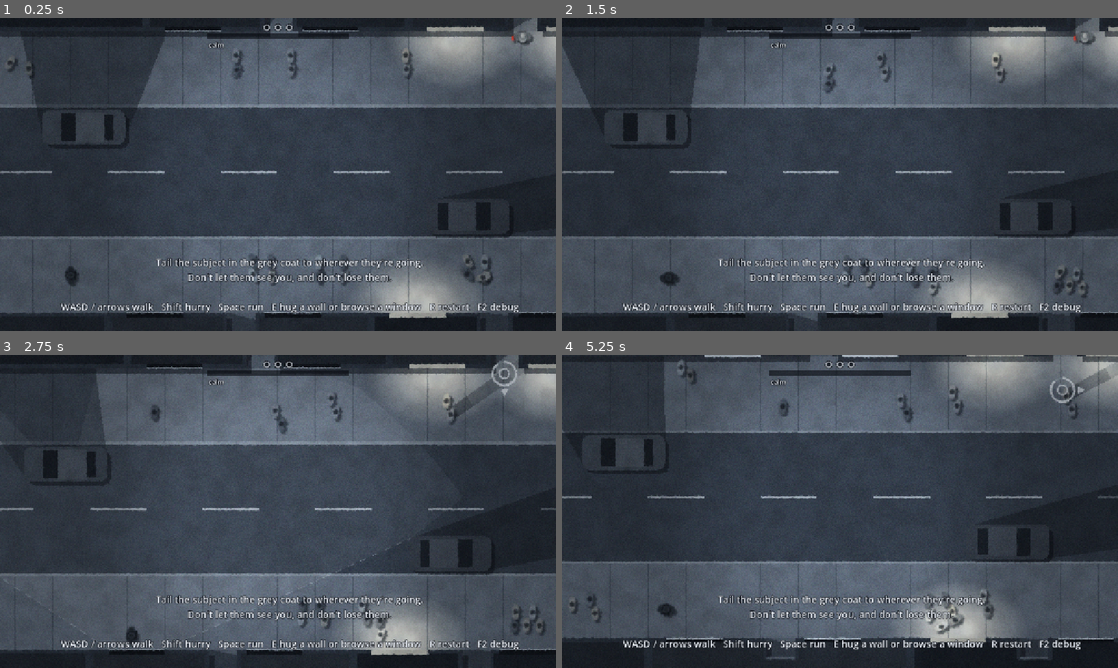
Above: before the commit, frames 1-4 (two rows, left to right).
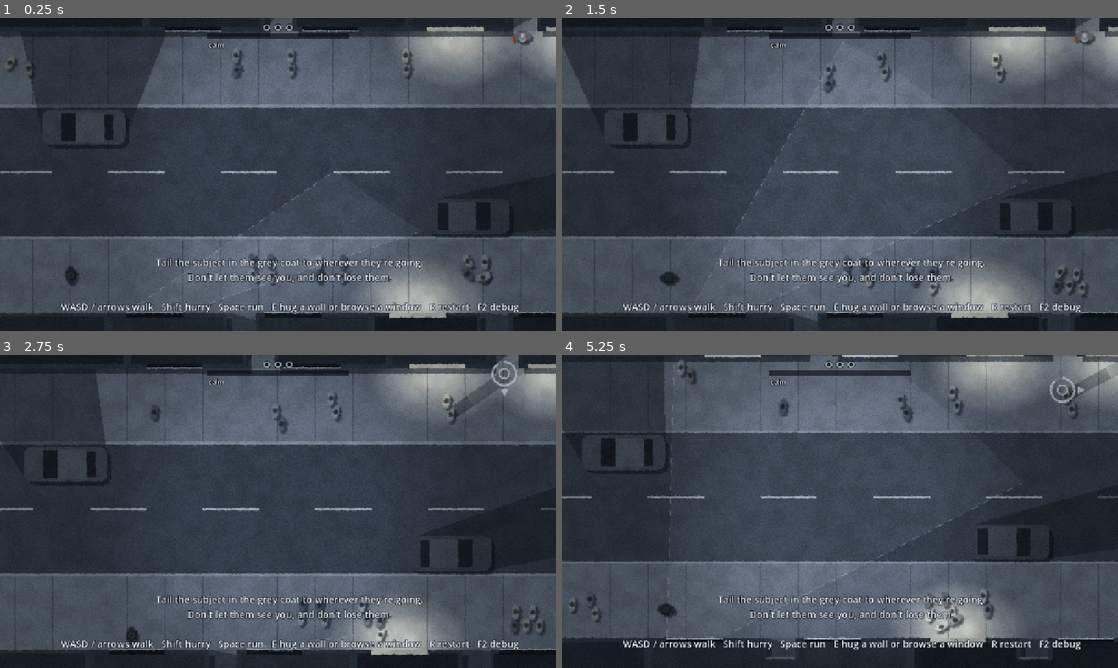
Above: after the commit, the same moments.

Repository: jfacorro/spooks
Game: Godot game, scene res://tailing/tail_street.tscn
The game is run twice, just before and just after one commit, with the same random seed, the same clock (stepped at 60 frames per second) and the same inputs.
Inputs:
- Up to frame 1 (0.25 s): no input
- Up to frame 2 (1.5 s): tap Enter at 0.5 s; hold D (move_right) 0.53-1.28 s; hold Shift (hurry) 0.53-1.28 s; hold S (move_down) from 1.28 s (still down); tap E (interact) at 1.35 s
- Up to frame 3 (2.75 s): release S (move_down) at 2.03 s; hold D (move_right) from 2.03 s (still down); hold Space (run) from 2.03 s (still down)
- Up to frame 4 (5.25 s): release D (move_right) at 2.78 s; release Space (run) at 2.78 s; hold W (move_up) 2.78-3.53 s; tap Shift (hurry) at 2.85 s; hold A (move_left) 3.53-5.03 s; tap E (interact) at 3.6 s; tap Space (run) at 4.35 s; hold S (move_down) from 5.03 s (still down); hold Shift (hurry) from 5.03 s (still down)

The runs differ from the first frame. In frame 1, less than 0.1% of the frame differs, in the area x 24-75%, y 49-94%; in frame 2, 0.1%, in the area x 22-84%, y 7-94%; in frame 3, less than 0.1%; in frame 4, 0.1%.

Commit message:
Use the dark window the spy faces, showing less from further away
Instead of only the window the spy stands at, the spy now uses the one
dark window they're facing: within 45 degrees of the way they face and up
to 8 m away, nearer and more straight-ahead windows winning. Closer
windows uncover more: 18 m of street into the reflection at the glass,
falling to 4 m at 8 m away, on top of the glass naturally covering a
narrower slice from further back. Facing is the way the spy last walked
or turned.

Co-Authored-By: Claude Opus 5.5 <noreply@anthropic.com>

Diff:
--- a/tailing/sight/mirror_view.gd
+++ b/tailing/sight/mirror_view.gd
@@ -1,10 +1,10 @@
 class_name MirrorView
 extends Node2D
-## Shows what the spy can see in the dark window they're standing at: a faint
+## Shows what the spy can see in the dark window they're looking at: a faint
 ## patch on the street with dashed edges, brighter while the subject is in
-## it. Only one window at a time, and only right at the glass, so the street
-## doesn't fill up with patches. The tail director decides what counts as
-## seen; this only draws it.
+## it. One window at a time, the one they face, and the further back they
+## stand, the less of the street it shows. The tail director decides which
+## window that is and what counts as seen; this only draws it.
 
 const TINT := Color(0.9, 0.93, 0.97, 0.09)
 const TINT_SUBJECT := Color(0.9, 0.93, 0.97, 0.18)
@@ -13,8 +13,6 @@
 const GAP := 16.0
 
 @export var director: TailDirector
-## How far from the glass the patch reaches, in px.
-@export var reach := 18.0 * 48.0
 
 
 func _ready() -> void:
@@ -28,10 +26,12 @@
 func _draw() -> void:
 	if director == null or director.outcome != TailDirector.Outcome.NONE:
 		return
-	var window := Reflections.window_in_front(director.spy.global_position, director.mirror_reach)
+	var window := director.mirror_in_view()
 	if window == null:
 		return
-	var shape := Reflections.wedge(director.spy.eye_position(), window, reach)
+	var eye := director.spy.eye_position()
+	var reach := director.mirror_reach_at(Reflections.distance_to_glass(eye, window))
+	var shape := Reflections.wedge(eye, window, reach)
 	if shape.size() < 4 or Geometry2D.triangulate_polygon(shape).is_empty():
 		return
 	draw_colored_polygon(shape, TINT_SUBJECT if window == director.mirror_window else TINT)
--- a/tailing/sight/reflections.gd
+++ b/tailing/sight/reflections.gd
@@ -22,42 +22,60 @@
 	return found
 
 
-## The dark window `point` is standing at: in front of its glass, level with
-## it and within `reach` of it. Null if none.
-static func window_in_front(point: Vector2, reach: float) -> ShopWindow:
+## The dark window `eye` is looking at: within `max_distance`, with its glass
+## within `half_angle` of `facing`, and `eye` in front of it. Nearer windows,
+## and ones more straight ahead, win. Null if none.
+static func window_in_view(eye: Vector2, facing: float, max_distance: float, half_angle: float) -> ShopWindow:
 	var best: ShopWindow = null
-	var best_distance := reach
+	var best_score := INF
 	for window in ShopWindow.all:
 		if not window.dark:
 			continue
 		var glass := window.segment()
-		if (point - glass[0]).dot(window.street_side()) <= 0.0:
+		if (eye - glass[0]).dot(window.street_side()) <= 0.0:
 			continue
-		var along := glass[1] - glass[0]
-		var t := (point - glass[0]).dot(along) / along.length_squared()
-		if t < 0.0 or t > 1.0:
+		var nearest := Geometry2D.get_closest_point_to_segment(eye, glass[0], glass[1])
+		var distance := nearest.distance_to(eye)
+		if distance > max_distance:
 			continue
-		var d := Geometry2D.get_closest_point_to_segment(point, glass[0], glass[1]).distance_to(point)
-		if d < best_distance:
+		var off := absf(angle_difference(facing, (nearest - eye).angle()))
+		if distance > 1.0 and off > half_angle:
+			continue
+		var score := distance * (1.0 + off / half_angle)
+		if score < best_score:
 			best = window
-			best_distance = d
+			best_score = score
 	return best
+
+
+## How far the glass is from `eye`.
+static func distance_to_glass(eye: Vector2, window: ShopWindow) -> float:
+	var glass := window.segment()
+	return Geometry2D.get_closest_point_to_segment(eye, glass[0], glass[1]).distance_to(eye)
 
 
 ## How far `target` is from `eye` by way of the glass (eye to glass, then
 ## glass to target), or -1 if `eye` can't see `target` in it.
 static func path_length(eye: Vector2, window: ShopWindow, target: Vector2, people := true) -> float:
+	var legs := trace(eye, window, target, people)
+	return legs.x + legs.y if legs.x >= 0.0 else -1.0
+
+
+## The two legs of the path from `eye` to `target` by way of the glass: x from
+## the eye to the glass, y from the glass to the target. (-1, -1) if `eye`
+## can't see `target` in it.
+static func trace(eye: Vector2, window: ShopWindow, target: Vector2, people := true) -> Vector2:
 	var glass := window.segment()
 	var out := window.street_side()
 	if (eye - glass[0]).dot(out) <= 0.0 or (target - glass[0]).dot(out) <= 0.0:
-		return -1.0
+		return Vector2(-1.0, -1.0)
 	var hit: Variant = Geometry2D.segment_intersects_segment(_mirror(eye, glass[0], glass[1]), target, glass[0], glass[1])
 	if hit == null:
-		return -1.0
+		return Vector2(-1.0, -1.0)
 	var on: Vector2 = hit + out * OFF_GLASS
 	if not Occlusion.clear_line(eye, on, people) or not Occlusion.clear_line(on, target, people):
-		return -1.0
-	return eye.distance_to(hit) + hit.distance_to(target)
+		return Vector2(-1.0, -1.0)
+	return Vector2(eye.distance_to(hit), hit.distance_to(target))
 
 
 ## The patch of street `eye` can see in the glass, out to `reach` px from it,
--- a/tailing/tail_director.gd
+++ b/tailing/tail_director.gd
@@ -39,9 +39,17 @@
 ## Seconds out of contact before the last-seen marker shows, so someone
 ## walking between the spy and the subject doesn't flash it up.
 @export var marker_delay := 0.5
-## The spy sees in a dark window's glass only while standing right at it:
-## in front of it, level with it, and this close.
-@export var mirror_reach := 1.5 * M
+@export_group("Reflections")
+## The spy sees in one dark window at a time: the one they're facing, within
+## this angle either side of where they face and this far away.
+@export var mirror_range := 8.0 * M
+@export_range(0, 90) var mirror_angle_degrees := 45.0
+## How far into the reflection the spy can see, past the glass: this much
+## standing right at it, falling to `mirror_reach_far` at `mirror_range`.
+@export var mirror_reach_near := 18.0 * M
+@export var mirror_reach_far := 4.0 * M
+## Within this distance of the glass the spy sees the most.
+@export var mirror_close := 1.5 * M
 
 @export_group("Being noticed")
 ## Seconds the subject has to see the spy, out in the open and walking, before
@@ -172,6 +180,19 @@
 	return ALERT_NAMES[alert]
 
 
+## The dark window the spy is looking at, if any: the one they face, near
+## enough to make out what's in it.
+func mirror_in_view() -> ShopWindow:
+	return Reflections.window_in_view(spy.eye_position(), spy.facing, mirror_range, deg_to_rad(mirror_angle_degrees))
+
+
+## How far into a reflection the spy can see, past the glass, from `distance`
+## px away from it: further back, the glass shows less.
+func mirror_reach_at(distance: float) -> float:
+	var t := clampf((distance - mirror_close) / maxf(mirror_range - mirror_close, 1.0), 0.0, 1.0)
+	return lerpf(mirror_reach_near, mirror_reach_far, t)
+
+
 ## The cover the spy is in, in words, or "" for none. Out of cover, standing
 ## in a window's light shows too: it's a risk rather than cover.
 func cover_name() -> String:
@@ -189,10 +210,10 @@
 	var in_range := not subject.is_gone() and eye.distance_to(target) <= contact_range
 	contact = in_range and Occlusion.clear_line(eye, target)
 	mirror_window = null
-	var glass := Reflections.window_in_front(spy.global_position, mirror_reach)
+	var glass := mirror_in_view()
 	if not contact and not subject.is_gone() and glass != null:
-		var path := Reflections.path_length(eye, glass, target)
-		if path >= 0.0 and path <= contact_range:
+		var legs := Reflections.trace(eye, glass, target)
+		if legs.x >= 0.0 and legs.y <= mirror_reach_at(legs.x) and legs.x + legs.y <= contact_range:
 			mirror_window = glass
 			contact = true
 	# When it's only people hiding them, those people throw a shadow.
Not shown, changed: docs/design/tailing-prototype.md
